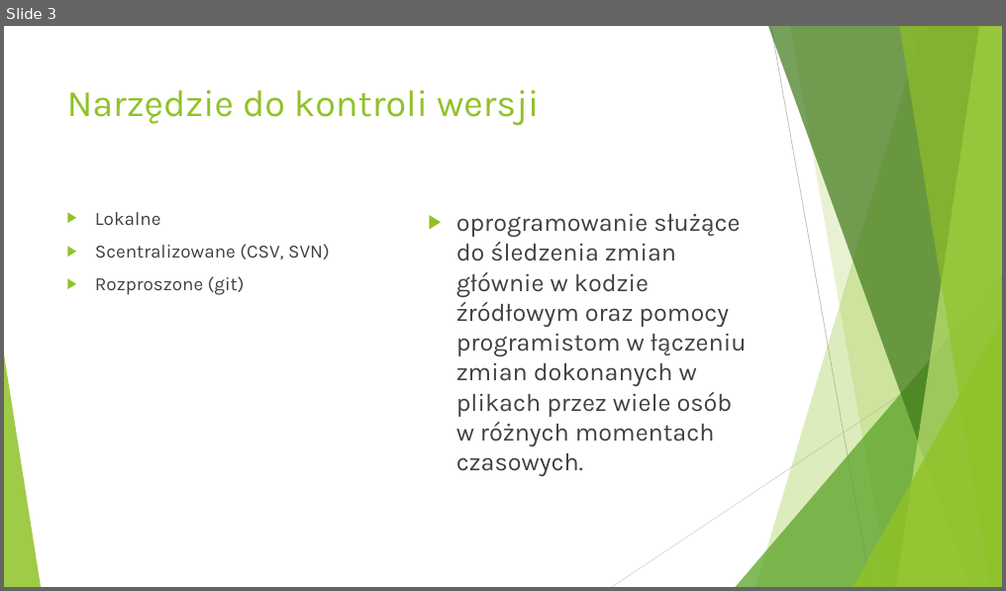
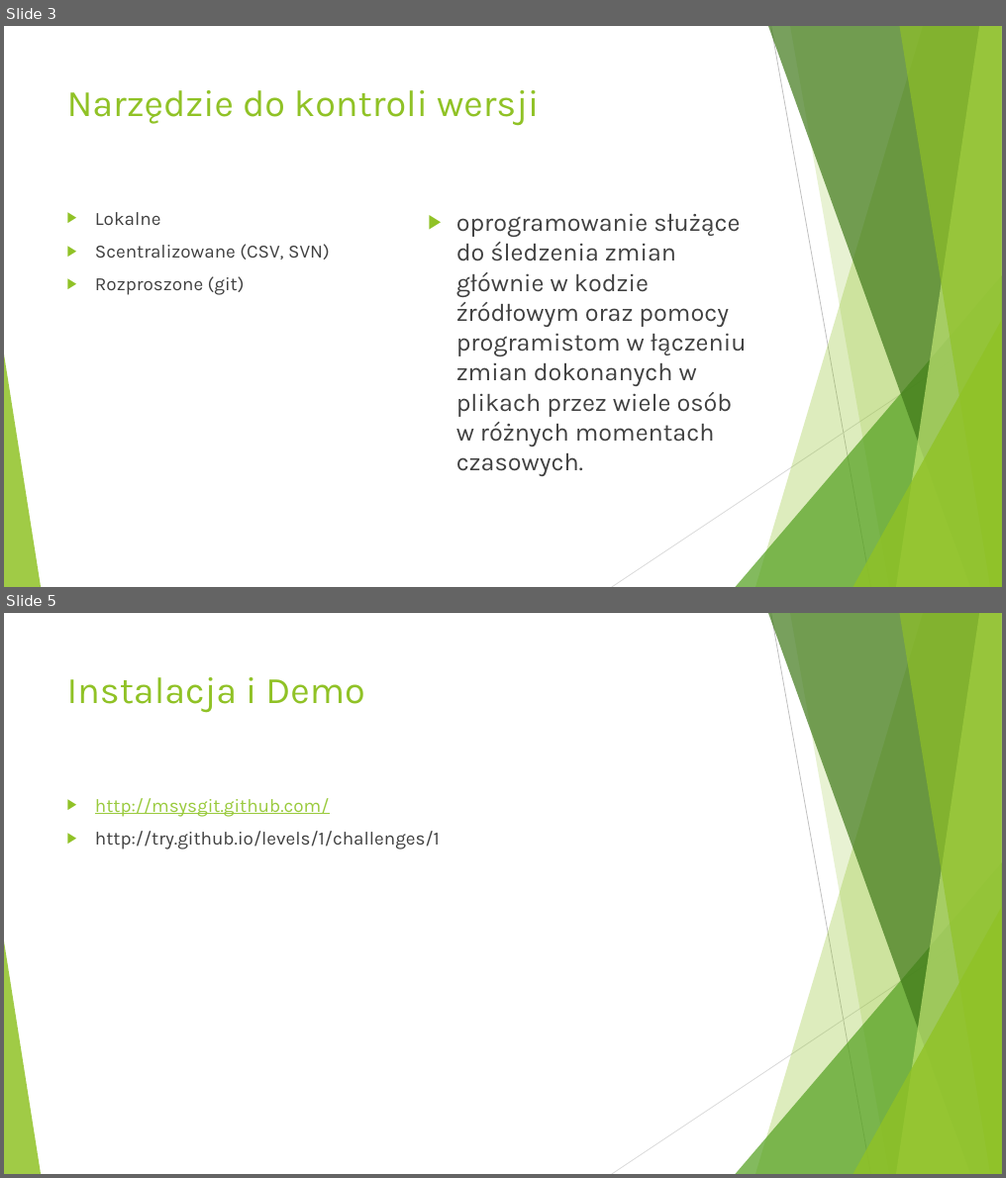
Before and after one commit to pawelsawicz/Presentations, a slide deck: SourceControl/slides.pptx. Shown one above the other, each under a label of ours: slide 3 before the commit, slides 3 and 5 after it; the slides between them are not shown. The pictures are 1006x591 and 1006x1178 pixels, drawn with LibreOffice and Linux fonts; fonts in the diff are those of the drawing. Boxes give left, top, right and bottom in pixels: in the first picture for what was removed or moved away, otherwise in the second. Text is boxed around its words. In the diff, an @@ line names an element or a change of style, - is before the commit and + after.

Commit message:
add link for github try tutorial

```diff
--- a/SourceControl/slides.pptx
+++ b/SourceControl/slides.pptx
@@ slide 5 added at box(4, 613, 1002, 1174), background #FFFFFF; not listed: 10 template elements that a slide beside it also shows @@
@@ title added at box(67, 677, 364, 713), 36 pt, text #90C226 @@
+Instalacja i Demo
@@ text added at box(95, 798, 440, 850), 18 pt, text #404040 @@
+▶ http://msysgit.github.com/
+▶ http://try.github.io/levels/1/challenges/1
```
Also in this commit, not shown: 1 slide changed, 1 other slide added, 2 slides removed.
